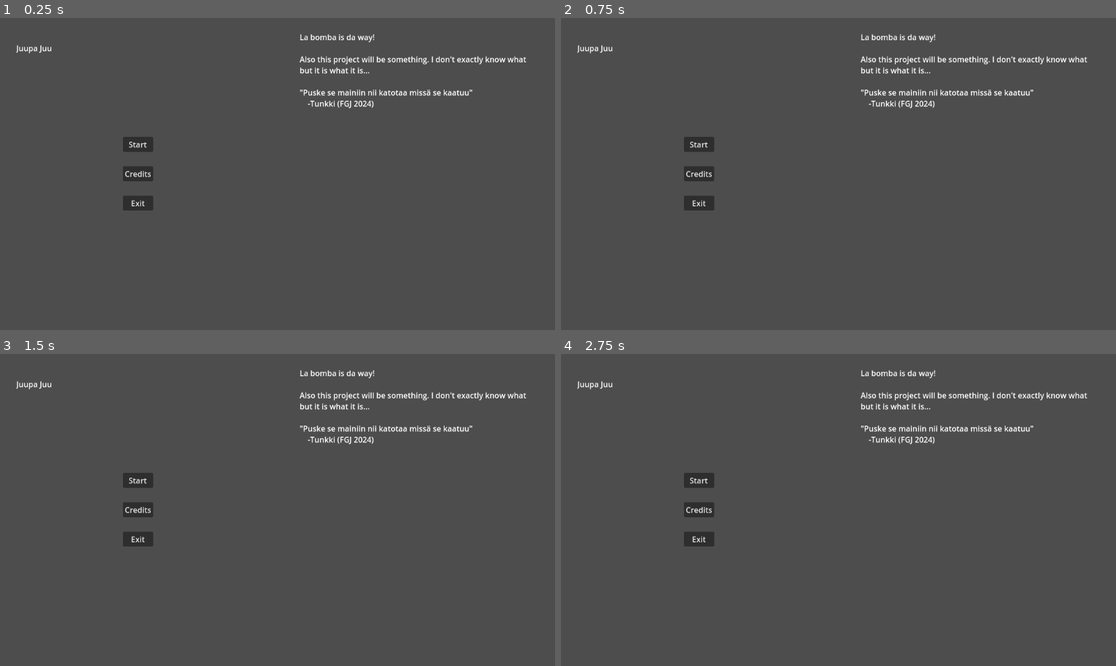
Above: before the commit, frames 1-4 (two rows, left to right).
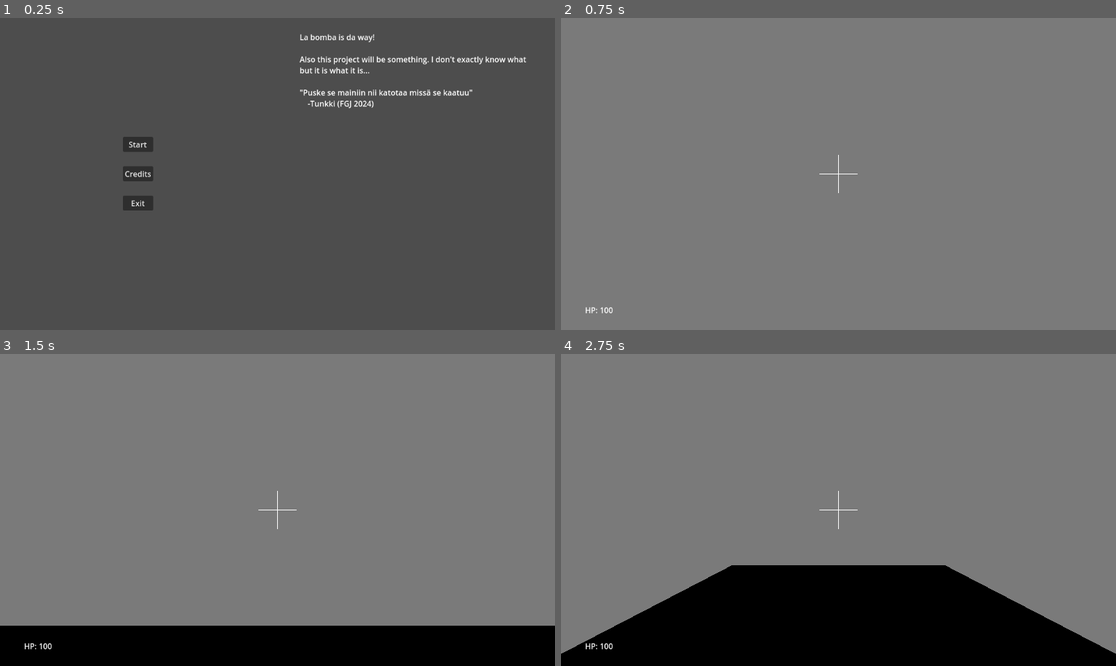
Above: after the commit, the same moments.

Repository: Lauri-Heiskanen/fgj_2025-quest-for-the-legendary-bubble-gum
Game: Godot game, scene res://scenet/MainMenu.tscn
The game is run twice, just before and just after one commit, with the same random seed, the same clock (stepped at 60 frames per second) and the same inputs.
Inputs (mouse positions are in pixels of both pictures, inside the frame that each line leads up to):
- Up to frame 1 (0.25 s): no input
- Up to frame 2 (0.75 s): click "Start" at 0.5 s
- Up to frame 3 (1.5 s): click (138, 481) at 1.25 s, where only the run before the commit has a clickable "Start"
- Up to frame 4 (2.75 s): tap Enter (ui_accept) at 2, 2.1, 2.27, 2.57 s; move the mouse to (960, 494) at 2.02 s; hold D (right) from 2.03 s (still down); click (960, 494) at 2.17 s

The runs differ from the first frame. In frame 1, less than 0.1% of the frame differs, in the area x 2-10%, y 8-12%; in frame 2, 100%, in the area x 0-100%, y 0-100%; in frame 3, 100%; in frame 4, 100%.

Commit message:
Added small things like player and world

Diff:
--- /dev/null
+++ b/character_body_3d.gd
@@ -0,0 +1,28 @@
+extends CharacterBody3D
+
+
+const SPEED = 5.0
+const JUMP_VELOCITY = 4.5
+
+
+func _physics_process(delta: float) -> void:
+	# Add the gravity.
+	if not is_on_floor():
+		velocity += get_gravity() * delta
+
+	# Handle jump.
+	if Input.is_action_just_pressed("ui_accept") and is_on_floor():
+		velocity.y = JUMP_VELOCITY
+
+	# Get the input direction and handle the movement/deceleration.
+	# As good practice, you should replace UI actions with custom gameplay actions.
+	var input_dir := Input.get_vector("ui_left", "ui_right", "ui_up", "ui_down")
+	var direction := (transform.basis * Vector3(input_dir.x, 0, input_dir.y)).normalized()
+	if direction:
+		velocity.x = direction.x * SPEED
+		velocity.z = direction.z * SPEED
+	else:
+		velocity.x = move_toward(velocity.x, 0, SPEED)
+		velocity.z = move_toward(velocity.z, 0, SPEED)
+
+	move_and_slide()
--- a/scenet/MainMenu.tscn
+++ b/scenet/MainMenu.tscn
@@ -11,7 +11,6 @@
 anchor_bottom = 1.0
 grow_horizontal = 2
 grow_vertical = 2
-
 script = ExtResource("1_4jcg3")
 
 [node name="TextureRect" type="TextureRect" parent="."]
@@ -85,11 +84,3 @@
 [connection signal="pressed" from="HBoxContainer/CenterContainer/Buttons/Start" to="." method="_on_start_pressed"]
 [connection signal="pressed" from="HBoxContainer/CenterContainer/Buttons/Credits" to="." method="_on_credits_pressed"]
 [connection signal="pressed" from="HBoxContainer/CenterContainer/Buttons/Exit" to="." method="_on_exit_pressed"]
-
-[node name="RichTextLabel" type="RichTextLabel" parent="."]
-layout_mode = 0
-offset_left = 34.0
-offset_top = 51.0
-offset_right = 1117.0
-offset_bottom = 573.0
-text = "Juupa Juu"
--- /dev/null
+++ b/scenet/World.tscn
@@ -0,0 +1,17 @@
+[gd_scene load_steps=4 format=3 uid="uid://c2g7lsxoslawa"]
+
+[ext_resource type="PackedScene" uid="uid://ccrii0u18cnjf" path="res://scenet/ground.tscn" id="1_ow2yk"]
+[ext_resource type="PackedScene" uid="uid://chnv8h7rdwqi8" path="res://scenet/player.tscn" id="2_f5nrd"]
+
+[sub_resource type="Environment" id="Environment_m1x07"]
+background_energy_multiplier = 1.59
+
+[node name="World" type="Node"]
+
+[node name="WorldEnvironment" type="WorldEnvironment" parent="."]
+environment = SubResource("Environment_m1x07")
+
+[node name="Ground" parent="." instance=ExtResource("1_ow2yk")]
+
+[node name="Player" parent="." instance=ExtResource("2_f5nrd")]
+transform = Transform3D(1, 0, 0, 0, 1, 0, 0, 0, 1, 0, 3, 0)
--- /dev/null
+++ b/scenet/ground.tscn
@@ -0,0 +1,19 @@
+[gd_scene load_steps=4 format=3 uid="uid://ccrii0u18cnjf"]
+
+[sub_resource type="StandardMaterial3D" id="StandardMaterial3D_ov45v"]
+albedo_color = Color(0.0383972, 0.0383972, 0.0383972, 1)
+
+[sub_resource type="BoxMesh" id="BoxMesh_5ic4n"]
+material = SubResource("StandardMaterial3D_ov45v")
+size = Vector3(20, 1, 10)
+
+[sub_resource type="BoxShape3D" id="BoxShape3D_1h60w"]
+size = Vector3(20, 1, 10)
+
+[node name="Ground" type="StaticBody3D"]
+
+[node name="MeshInstance3D" type="MeshInstance3D" parent="."]
+mesh = SubResource("BoxMesh_5ic4n")
+
+[node name="CollisionShape3D" type="CollisionShape3D" parent="."]
+shape = SubResource("BoxShape3D_1h60w")
--- /dev/null
+++ b/scenet/player.tscn
@@ -0,0 +1,31 @@
+[gd_scene load_steps=6 format=3 uid="uid://chnv8h7rdwqi8"]
+
+[ext_resource type="Script" path="res://scripts/player.gd" id="1_dbqef"]
+[ext_resource type="PackedScene" uid="uid://m47vaccvixuc" path="res://scenet/player_ui.tscn" id="2_3tbcn"]
+
+[sub_resource type="BoxMesh" id="BoxMesh_xby0o"]
+size = Vector3(1, 2, 1)
+
+[sub_resource type="BoxShape3D" id="BoxShape3D_h473f"]
+size = Vector3(1, 2, 1)
+
+[sub_resource type="BoxMesh" id="BoxMesh_bqdjl"]
+size = Vector3(0.8, 0.8, 0.8)
+
+[node name="Player" type="CharacterBody3D"]
+script = ExtResource("1_dbqef")
+
+[node name="Body" type="MeshInstance3D" parent="."]
+mesh = SubResource("BoxMesh_xby0o")
+
+[node name="CollisionShape3D" type="CollisionShape3D" parent="."]
+shape = SubResource("BoxShape3D_h473f")
+
+[node name="Head" type="MeshInstance3D" parent="."]
+transform = Transform3D(1, 0, 0, 0, 1, 0, 0, 0, 1, 0, 1.45604, 0)
+mesh = SubResource("BoxMesh_bqdjl")
+
+[node name="First" type="Camera3D" parent="Head"]
+transform = Transform3D(1, 0, 0, 0, 1, 0, 0, 0, 1, 0, 0.13659, -0.441063)
+
+[node name="PlayerUI" parent="." instance=ExtResource("2_3tbcn")]
--- /dev/null
+++ b/scenet/player_ui.tscn
@@ -0,0 +1,45 @@
+[gd_scene load_steps=2 format=3 uid="uid://m47vaccvixuc"]
+
+[ext_resource type="Script" path="res://scripts/player_ui.gd" id="1_wdkpu"]
+
+[node name="PlayerUI" type="Control"]
+layout_mode = 3
+anchors_preset = 15
+anchor_right = 1.0
+anchor_bottom = 1.0
+grow_horizontal = 2
+grow_vertical = 2
+script = ExtResource("1_wdkpu")
+
+[node name="CenterContainer" type="CenterContainer" parent="."]
+layout_mode = 1
+anchors_preset = 8
+anchor_left = 0.5
+anchor_top = 0.5
+anchor_right = 0.5
+anchor_bottom = 0.5
+grow_horizontal = 2
+grow_vertical = 2
+
+[node name="Hor" type="Line2D" parent="CenterContainer"]
+points = PackedVector2Array(0, -40, 0, 40)
+width = 2.0
+
+[node name="Ver" type="Line2D" parent="CenterContainer"]
+points = PackedVector2Array(-40, 0, 40, 0)
+width = 2.0
+
+[node name="MarginContainer" type="MarginContainer" parent="."]
+layout_mode = 1
+anchors_preset = 2
+anchor_top = 1.0
+anchor_bottom = 1.0
+offset_top = -40.0
+offset_right = 48.0
+grow_vertical = 0
+theme_override_constants/margin_left = 50
+theme_override_constants/margin_bottom = 30
+
+[node name="Health" type="Label" parent="MarginContainer"]
+layout_mode = 2
+text = "Seppo"
--- a/scripts/main_menu.gd
+++ b/scripts/main_menu.gd
@@ -4,6 +4,8 @@
 signal btn_start()
 signal btn_credits()
 signal btn_exit()
+
+@onready var world = preload("res://scenet/World.tscn")
 
 # Called when the node enters the scene tree for the first time.
 func _ready() -> void:
@@ -16,7 +18,7 @@
 
 
 func _on_start_pressed() -> void:
-	pass # Replace with function body.
+	get_tree().change_scene_to_packed(world)
 
 
 func _on_credits_pressed() -> void:
--- /dev/null
+++ b/scripts/player.gd
@@ -0,0 +1,46 @@
+extends CharacterBody3D
+
+
+const STEP = 20.0
+const JUMP_VELOCITY = 4.5
+
+@onready var head : MeshInstance3D = $Head
+@onready var cam_first : Camera3D = $Head/First
+
+
+var motion : int = 0
+var turn : int = 0
+
+func _ready() -> void:
+	# Player cam as main
+	cam_first.make_current()
+
+
+func _physics_process(delta: float) -> void:
+	# Add the gravity.
+	if not is_on_floor():
+		velocity += get_gravity() * delta
+
+	if Input.is_action_pressed("forward"):
+		print("forward")
+
+	elif Input.is_action_pressed("backward"):
+		print("backward")
+
+	move_and_slide()
+
+func _input(event):
+	# Capture and free mouse
+	if event is InputEventMouseButton:
+		Input.mouse_mode = Input.MOUSE_MODE_CAPTURED
+	if event.is_action_pressed("ui_cancel"):
+		Input.mouse_mode = Input.MOUSE_MODE_VISIBLE
+
+	if event.is_action_pressed("left"):
+		rotate_y(deg_to_rad(90))
+		print("Left: ", rotation)
+
+	if event.is_action_pressed("right"):
+		rotate_y(deg_to_rad(-90))
+
+		print("Right: ", rotation)
--- /dev/null
+++ b/scripts/player_ui.gd
@@ -0,0 +1,15 @@
+extends Control
+
+var health : int = 100
+
+@onready var lbl_hp : Label = $MarginContainer/Health
+
+
+# Called when the node enters the scene tree for the first time.
+func _ready() -> void:
+	lbl_hp.text = "HP: " + str(health)
+
+
+# Called every frame. 'delta' is the elapsed time since the previous frame.
+func _process(delta: float) -> void:
+	pass
